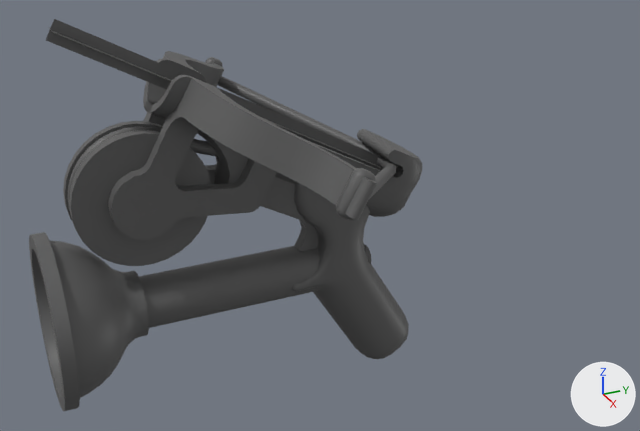
The FBX model Assets/3Dmodels/3Dmodels_Weapons/3Dmodels_Weapons_Special/3Dmodel_Weapon_Special_PlungerCrossbow/WeaponPlungerCrossbow.fbx, before and after one commit.
Both versions are drawn from a 50 mm camera at (0.587, -0.296, 0.338) aimed at (-0.007, -0.029, 0.041). Arrows for +X, +Y and +Z are at lower right; the lights stay in place. The picture after the commit comes second. Where no turn or scale is listed for an object, it has been applied to the vertices.

Objects in the first picture: 'UNITY PlungerCrossbowBase', 'UNITY PlungerCrossbowDisc', 'UNITY PlungerCrossbowProjectile.001', 'UNITY PlungerCrossbowRope'.
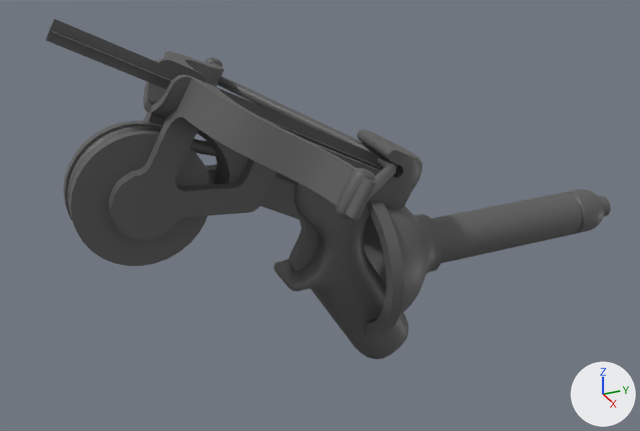
Commit message: Still working on Corssbow Projectile

Diff of the bpy script that builds the scene:
```diff
--- a/Assets/3Dmodels/3Dmodels_Weapons/3Dmodels_Weapons_Special/3Dmodel_Weapon_Special_PlungerCrossbow/WeaponPlungerCrossbow.fbx.py
+++ b/Assets/3Dmodels/3Dmodels_Weapons/3Dmodels_Weapons_Special/3Dmodel_Weapon_Special_PlungerCrossbow/WeaponPlungerCrossbow.fbx.py
@@ me_cube_008 @@
 # used by ob_unity_plungercrossbowprojectile_001; location = (0.0, 0.0, 0.0)
-me_cube_008.from_pydata(...)  # 538 vertices, 564 faces; spans x -0.065..0.065, y -0.25..0.01, z -0.065..0.065
+me_cube_008.from_pydata(...)  # 538 vertices, 564 faces; spans x -0.065..0.065, y 0.0..0.26, z -0.065..0.065
+# me_cube_008 part 1: the whole mesh is moved by (0.0, 0.25, 0.0)
 me_cube_008.materials.append(mat_plunger_gun_material)
```

Where the change shows, as pixel boxes [x1, y1, x2, y2] in the pictures (640 x 431 px):
'UNITY PlungerCrossbowProjectile.001', moved
    before: [29, 232, 371, 411]
    after: [363, 189, 611, 335]
